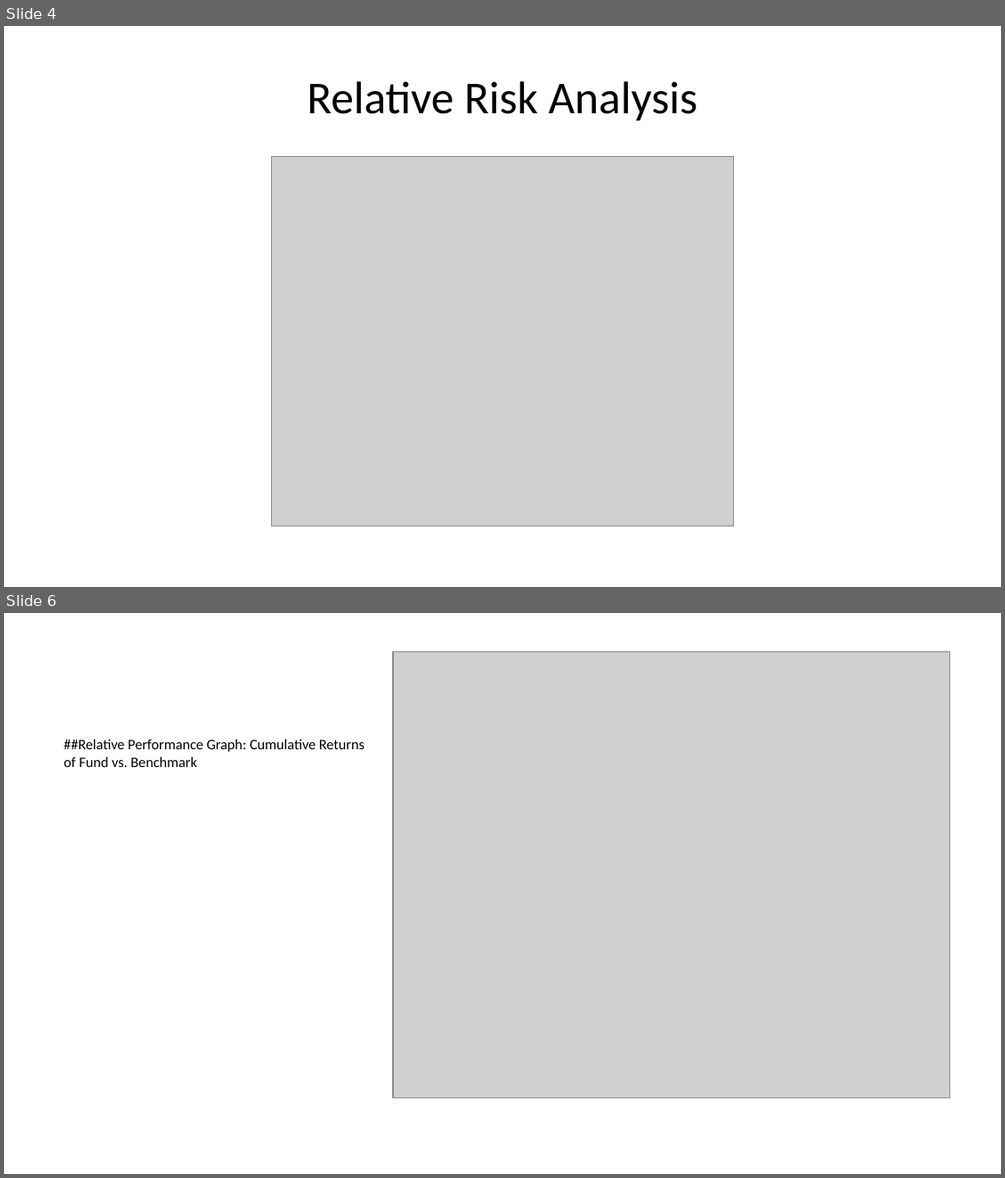
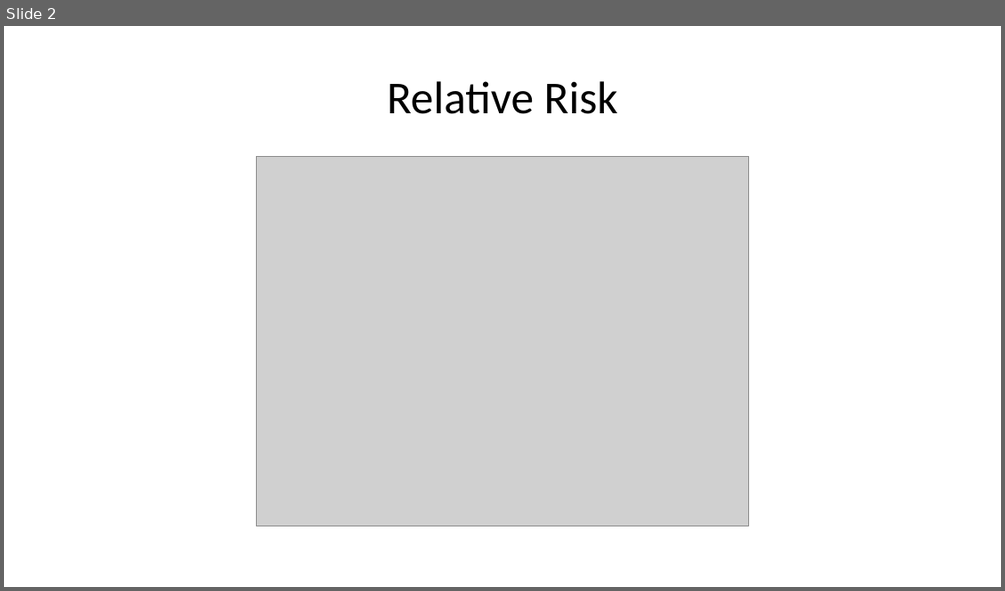
Before and after one commit to 22562435/22562435-FinEcosExam, a slide deck: Questions/Question 4/README.pptx. Shown one above the other, each under a label of ours: slides 4 and 6 before the commit, slide 2 after it; the slides between them are not shown. The pictures are 1005x1178 and 1005x591 pixels, drawn with LibreOffice and Linux fonts; fonts in the diff are those of the drawing; grey boxes stand for pictures. Boxes give left, top, right and bottom in pixels: in the first picture for what was removed or moved away, otherwise in the second. Text is boxed around its words. In the diff, an @@ line names an element or a change of style, - is before the commit and + after.

```diff
--- a/Questions/Question 4/README.pptx
+++ b/Questions/Question 4/README.pptx
@@ slide 6 removed at [4, 613, 1001, 1174], background #FFFFFF @@
@@ picture removed at [393, 652, 949, 1097] @@
@@ text removed at [64, 738, 364, 767] @@
-##Relative Performance Graph: Cumulative Returns of Fund vs. Benchmark
@@ what was slide 4 is now slide 2 @@
@@ slide 2 changed as well @@
@@ title at [387, 81, 618, 114]: text changed @@
-Relative Risk Analysis
+Relative Risk
@@ picture: place and size @@
-picture at [271, 157, 734, 526]
+picture at [256, 157, 749, 526]
```
Also in this commit, not shown: 2 other slides changed, 3 slides added, 5 other slides removed, 14 other files.
